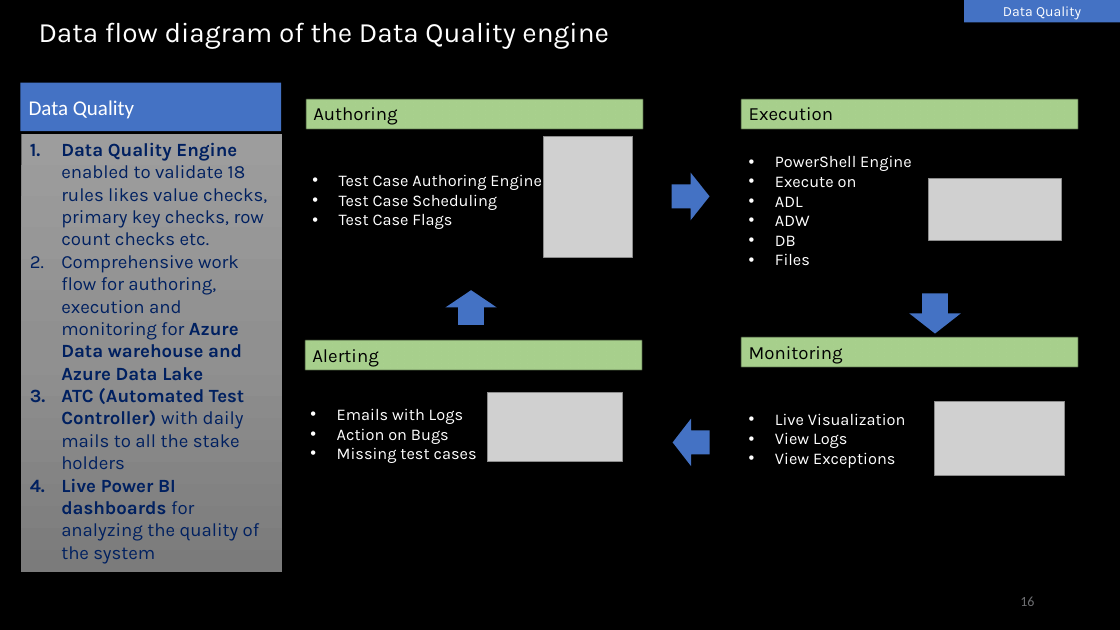
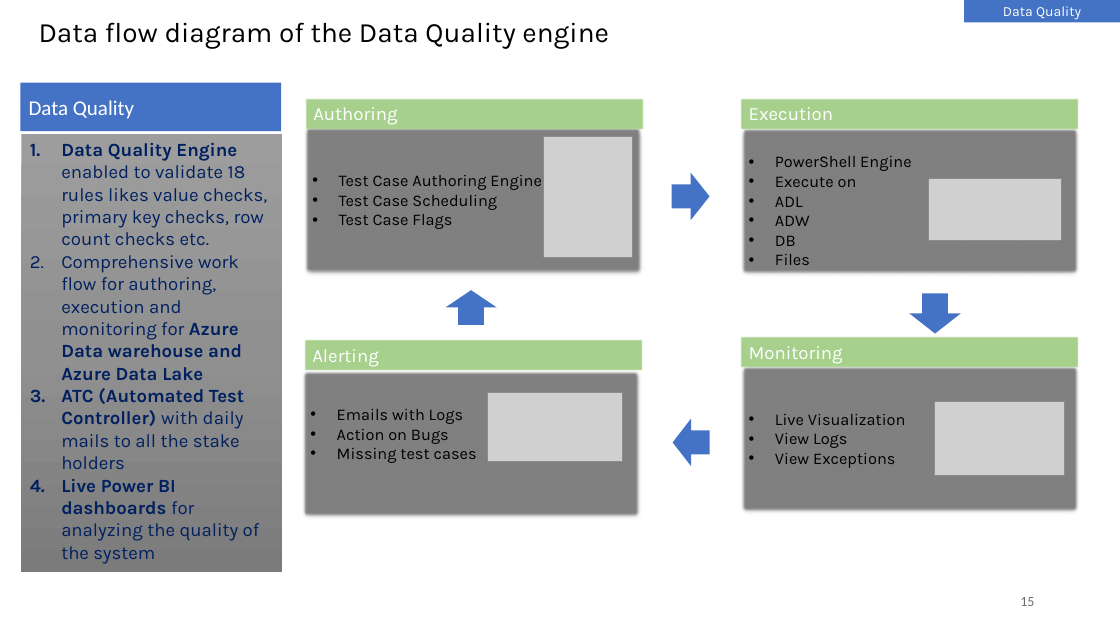
Before and after one commit to nigamsakshi2502/HeroSolutions-Data, a slide deck: slide 15 of Data Series/Day 3/Architectures and Best Practices .pptx (slide 16 before the commit). Drawn at 1120x630 pixels with LibreOffice and Linux fonts; fonts in the diff are those of the drawing; grey boxes stand for pictures. Boxes give left, top, right and bottom in pixels: in the first picture for what was removed or moved away, otherwise in the second. Text is boxed around its words. In the diff, an @@ line names an element or a change of style, - is before the commit and + after.

```diff
--- a/Data Series/Day 3/Architectures and Best Practices .pptx
+++ b/Data Series/Day 3/Architectures and Best Practices .pptx
@@ background #000000 to #FFFFFF @@
@@ title "Data flow diagram of the ..." at (39,22,609,49): text colour #FFFFFF to #000000 @@
@@ text colour #000000 to #FFFFFF in 4 elements at (305,98,644,129), (740,98,1079,129), (740,337,1079,368), (304,339,643,371) @@
@@ text colour #FFFFFF to #000000; fill #000000 to #808080 in 4 elements at (304,126,643,273), (740,128,1079,275), (740,365,1079,513), (302,371,641,518) @@
@@ page number at (1020,597,1034,606): text changed @@
-16
+15
```
Also in this commit, not shown: 19 other slides changed, 1 slide added, 2 slides removed, 7 other files.
